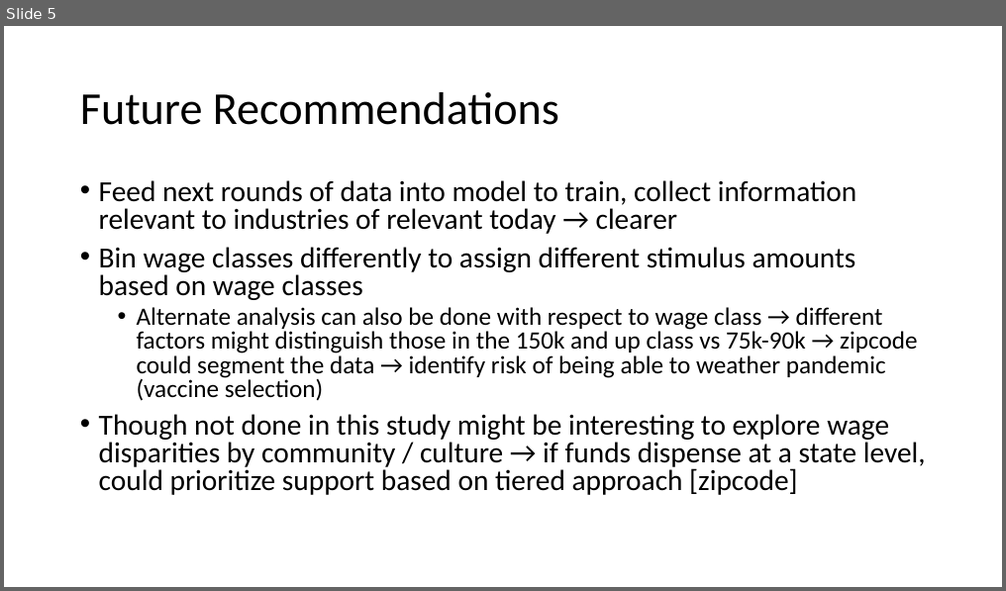
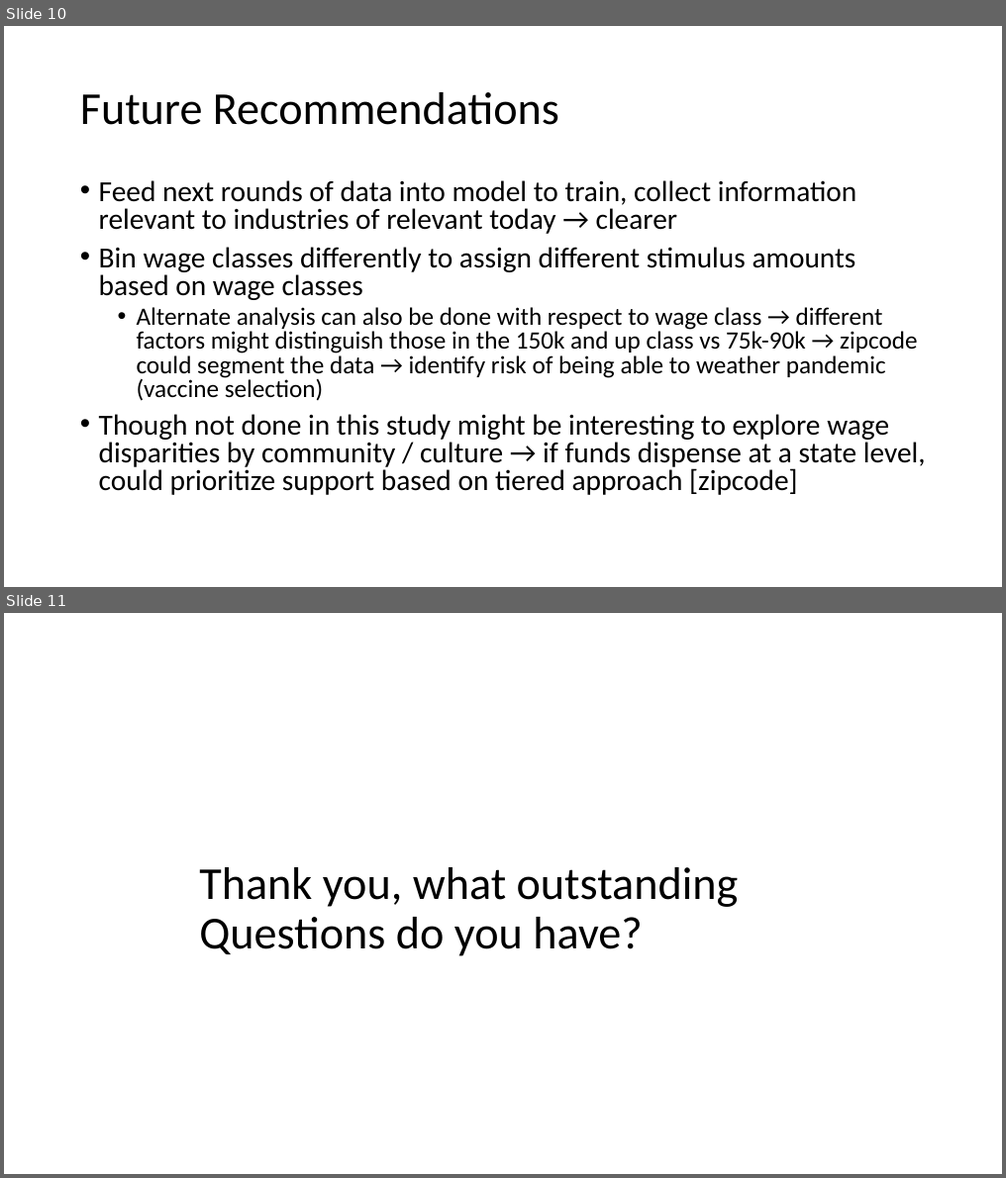
Before and after one commit to scottlou/gitStash_lab, a slide deck: MOD3/Mod3_FinalProject/Mod3Project.pptx. Shown one above the other, each under a label of ours: slide 5 before the commit, slides 10 and 11 after it. The pictures are 1006x591 and 1006x1178 pixels, drawn with LibreOffice and Linux fonts; fonts in the diff are those of the drawing. Boxes give left, top, right and bottom in pixels: in the first picture for what was removed or moved away, otherwise in the second. Text is boxed around its words. In the diff, an @@ line names an element or a change of style, - is before the commit and + after.

```diff
--- a/MOD3/Mod3_FinalProject/Mod3Project.pptx
+++ b/MOD3/Mod3_FinalProject/Mod3Project.pptx
@@ slide 11 added at [4, 613, 1002, 1174], background #FFFFFF @@
@@ title added at [199, 867, 739, 957], 44 pt, text #000000 @@
+Thank you, what outstanding Questions do you have?
@@ what was slide 5 is now slide 10 @@
```
Also in this commit, not shown: 3 slides changed, 7 other slides added, 1 slide removed, 38 other files.
